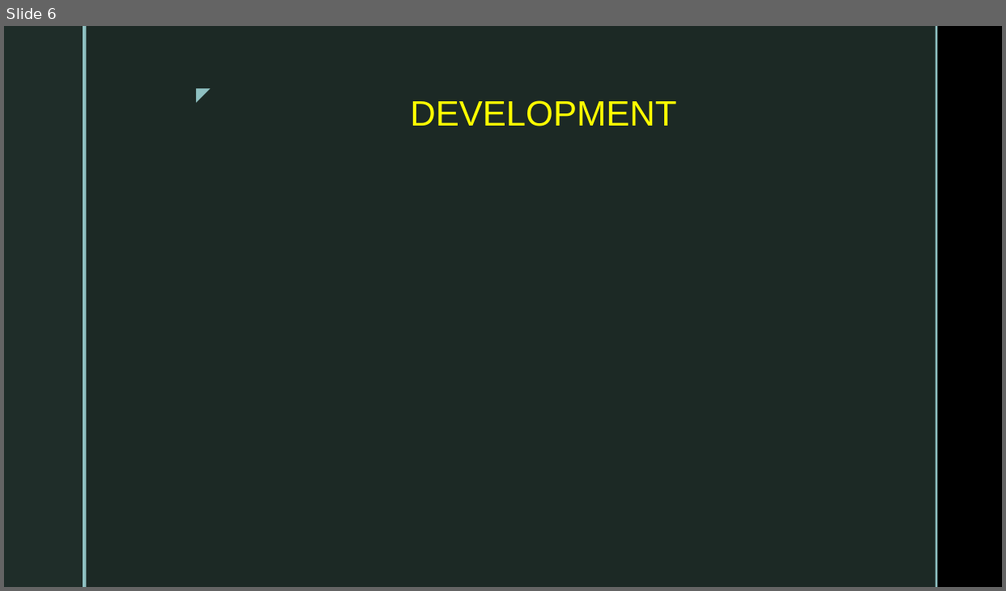
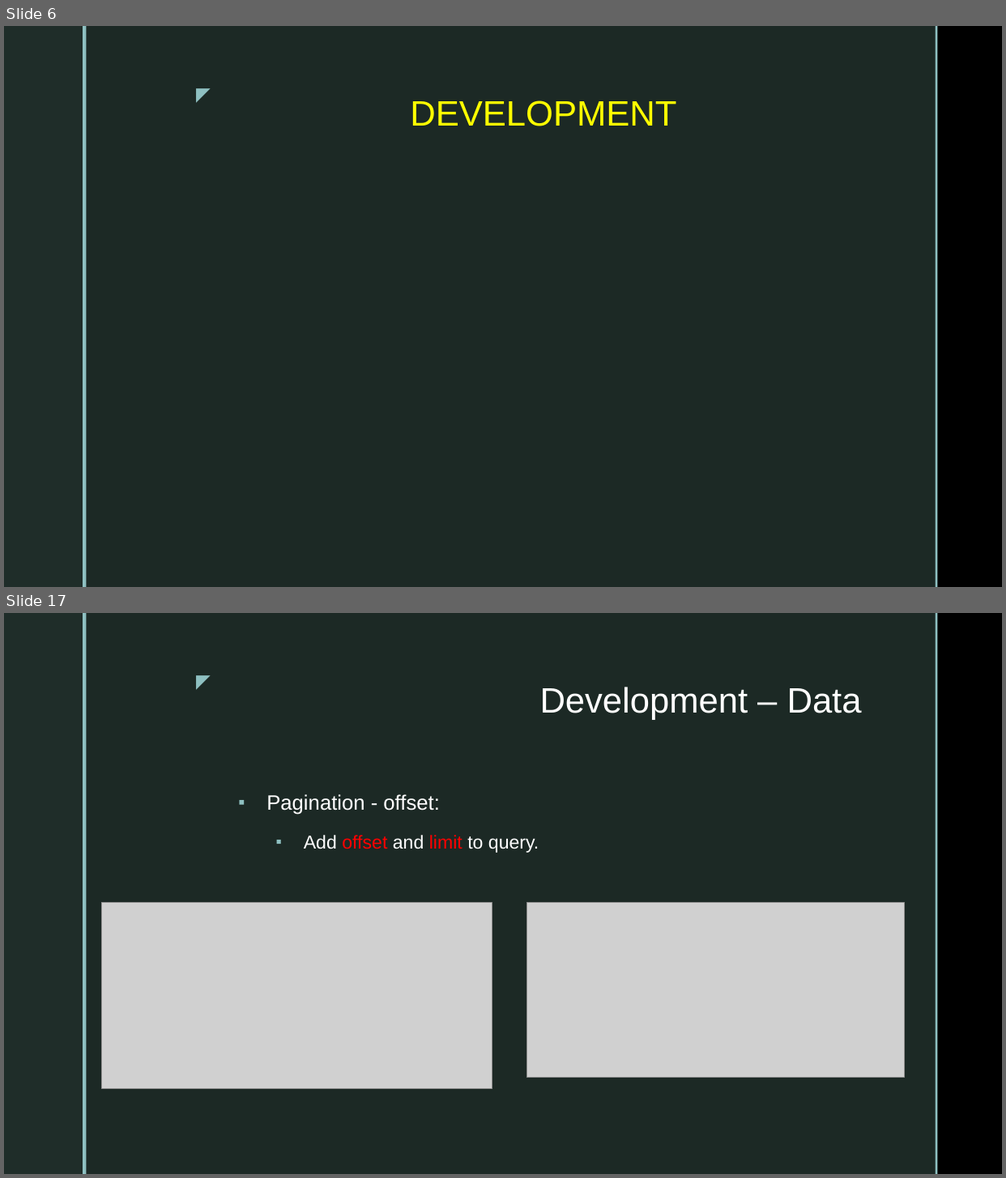
Before and after one commit to dtvu94/Apollo-Server-Client, a slide deck: Docs/Apollo_Client_React.pptx. Shown one above the other, each under a label of ours: slide 6 before the commit, slides 6 and 17 after it; the slides between them are not shown. The pictures are 1006x591 and 1006x1178 pixels, drawn with LibreOffice and Linux fonts; fonts in the diff are those of the drawing; grey boxes stand for pictures; background and template pictures are left out. Boxes give left, top, right and bottom in pixels: in the first picture for what was removed or moved away, otherwise in the second. Text is boxed around its words. In the diff, an @@ line names an element or a change of style, - is before the commit and + after.

```diff
--- a/Docs/Apollo_Client_React.pptx
+++ b/Docs/Apollo_Client_React.pptx
@@ slide 17 added at (x1=4, y1=613, x2=1002, y2=1174), background picture (left out); not listed: 5 template elements that a slide beside it also shows @@
@@ title added at (x1=540, y1=687, x2=862, y2=720), 34 pt, text #FFFFFF @@
+Development – Data
@@ text added at (x1=266, y1=794, x2=539, y2=853), 18 pt, text #FFFFFF @@
+▪ Pagination - offset:
+  ▪ Add offset and limit to query.
@@ picture added at (x1=102, y1=903, x2=492, y2=1089) @@
@@ picture added at (x1=526, y1=903, x2=904, y2=1077) @@
```
Also in this commit, not shown: 1 slide changed, 27 other slides added, 5 slides removed, 20 other files.
